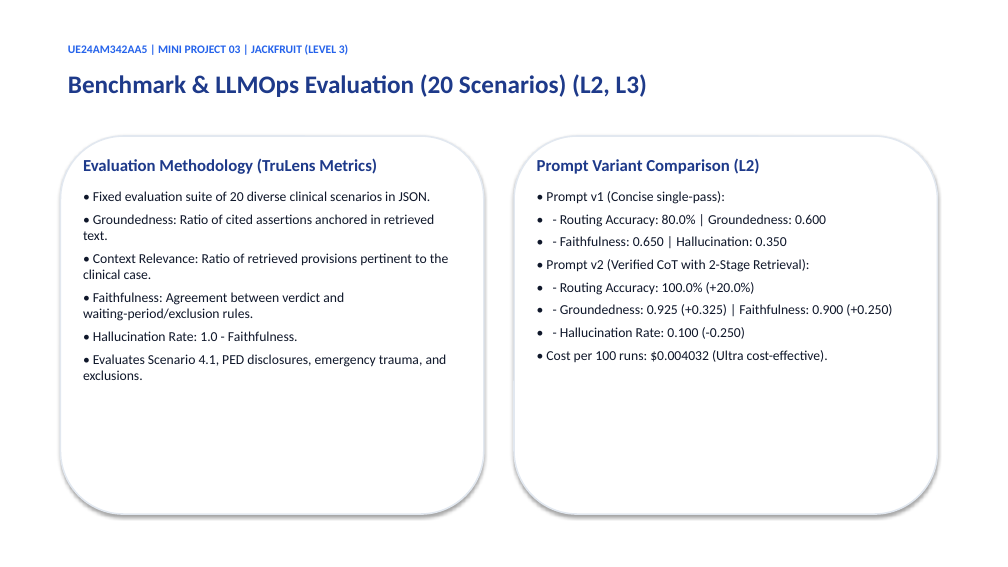
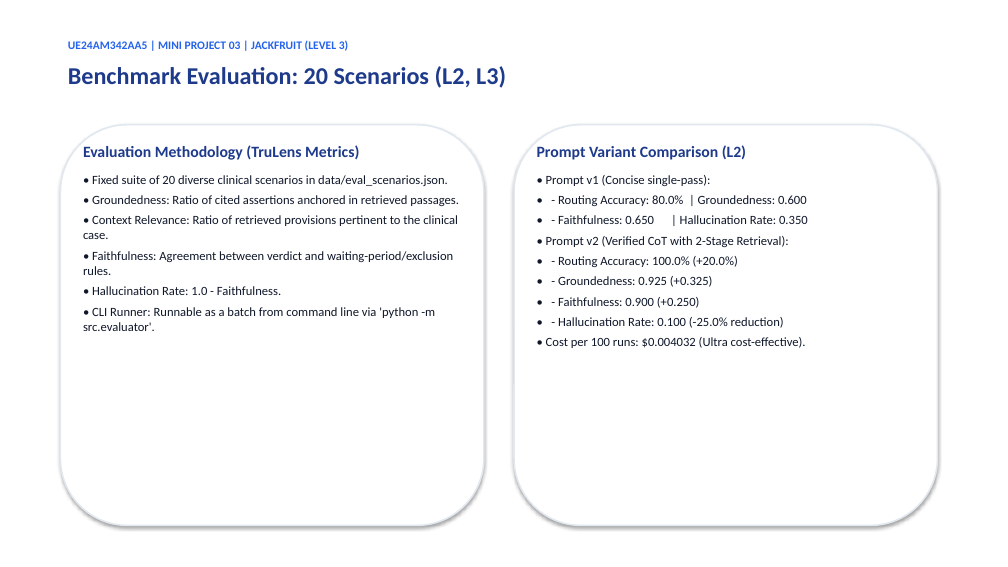
Before and after one commit to DharshiniPES/health-insurance-preauth-desk, a slide deck: slide 8 of PreAuthorisation_Desk_Presentation.pptx (slide 6 before the commit). Drawn at 1008x567 pixels with LibreOffice and Linux fonts; fonts in the diff are those of the drawing. Boxes give left, top, right and bottom in pixels: in the first picture for what was removed or moved away, otherwise in the second. Text is boxed around its words. In the diff, an @@ line names an element or a change of style, - is before the commit and + after.

```diff
--- a/PreAuthorisation_Desk_Presentation.pptx
+++ b/PreAuthorisation_Desk_Presentation.pptx
@@ text "UE24AM342AA5 | MINI PROJECT 03 ...": place and size @@
-text "UE24AM342AA5 | MINI PROJECT 03 ..." at box(68, 44, 348, 55)
+text "UE24AM342AA5 | MINI PROJECT 03 ..." at box(68, 40, 348, 51)
@@ text at box(68, 66, 506, 88): text changed; size 24 to 23 pt @@
-Benchmark & LLMOps Evaluation (20 Scenarios) (L2, L3)
+Benchmark Evaluation: 20 Scenarios (L2, L3)
@@ rounded rectangle: place and size @@
-rounded rectangle at box(60, 136, 484, 514)
+rounded rectangle at box(60, 125, 484, 526)
@@ text "Evaluation Methodology (TruLens Metrics)": place and size @@
-text "Evaluation Methodology (TruLens Metrics)" at box(83, 158, 448, 380)
+text "Evaluation Methodology (TruLens Metrics)" at box(83, 145, 459, 331)
@@ text at box(83, 145, 458, 295): size 16 to 15 pt in "Evaluation Methodology (TruLens Metrics)"; size 13 to 12 pt in "• Context Relevance: Ratio of retrieved provisions ...", "• Faithfulness: Agreement between verdict and waiting-period ...", "• Hallucination Rate: 1.0 - Faithfulness."; less space between paragraphs @@
@@ rounded rectangle: place and size @@
-rounded rectangle at box(514, 136, 938, 514)
+rounded rectangle at box(514, 125, 938, 526)
@@ text "Prompt Variant Comparison (L2)": place and size @@
-text "Prompt Variant Comparison (L2)" at box(537, 159, 892, 362)
+text "Prompt Variant Comparison (L2)" at box(537, 145, 808, 348)
@@ text at box(537, 145, 807, 348): size 16 to 15 pt in "Prompt Variant Comparison (L2)"; size 13 to 12 pt in "• Prompt v1 (Concise single-pass):", "• - Routing Accuracy: 80.0% | Groundedness: ...", "• Prompt v2 (Verified CoT with 2-Stage ...", "• - Routing Accuracy: 100.0% (+20.0%)" and 1 more places; less space between paragraphs @@
@@ text at box(92, 175, 459, 206): text changed; size 13 to 12 pt @@
-• Fixed evaluation suite of 20 diverse clinical scenarios in JSON.
-• Groundedness: Ratio of cited assertions anchored in retrieved text.
+• Fixed suite of 20 diverse clinical scenarios in data/eval_scenarios.json.
+• Groundedness: Ratio of cited assertions anchored in retrieved passages.
@@ text at box(558, 215, 808, 224): text changed; size 13 to 12 pt @@
-• - Faithfulness: 0.650 | Hallucination: 0.350
+• - Faithfulness: 0.650 | Hallucination Rate: 0.350
@@ text at box(558, 276, 784, 328): text changed; size 13 to 12 pt @@
-• - Groundedness: 0.925 (+0.325) | Faithfulness: 0.900 (+0.250)
-• - Hallucination Rate: 0.100 (-0.250)
+• - Groundedness: 0.925 (+0.325)
+• - Faithfulness: 0.900 (+0.250)
+• - Hallucination Rate: 0.100 (-25.0% reduction)
@@ text at box(83, 307, 435, 331): text changed; size 13 to 12 pt @@
-• Evaluates Scenario 4.1, PED disclosures, emergency trauma, and exclusions.
+• CLI Runner: Runnable as a batch from command line via 'python -m src.evaluator'.
```
Also in this commit, not shown: 4 other slides changed, 7 slides added, 5 slides removed, 5 other files.
